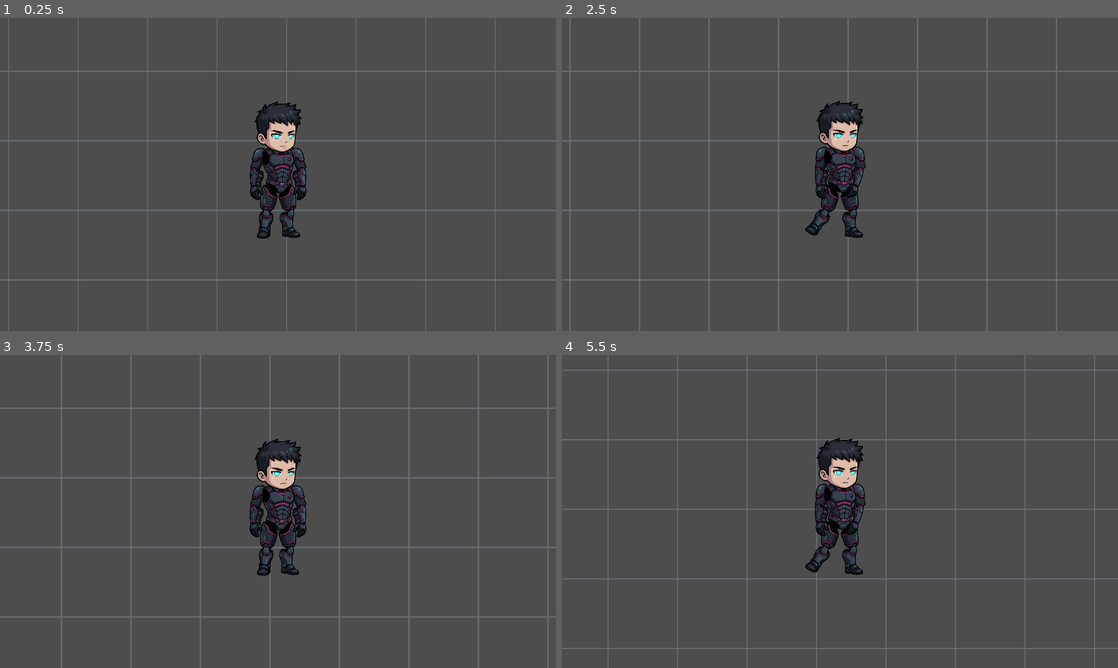
Above: before the commit, frames 1-4 (two rows, left to right).
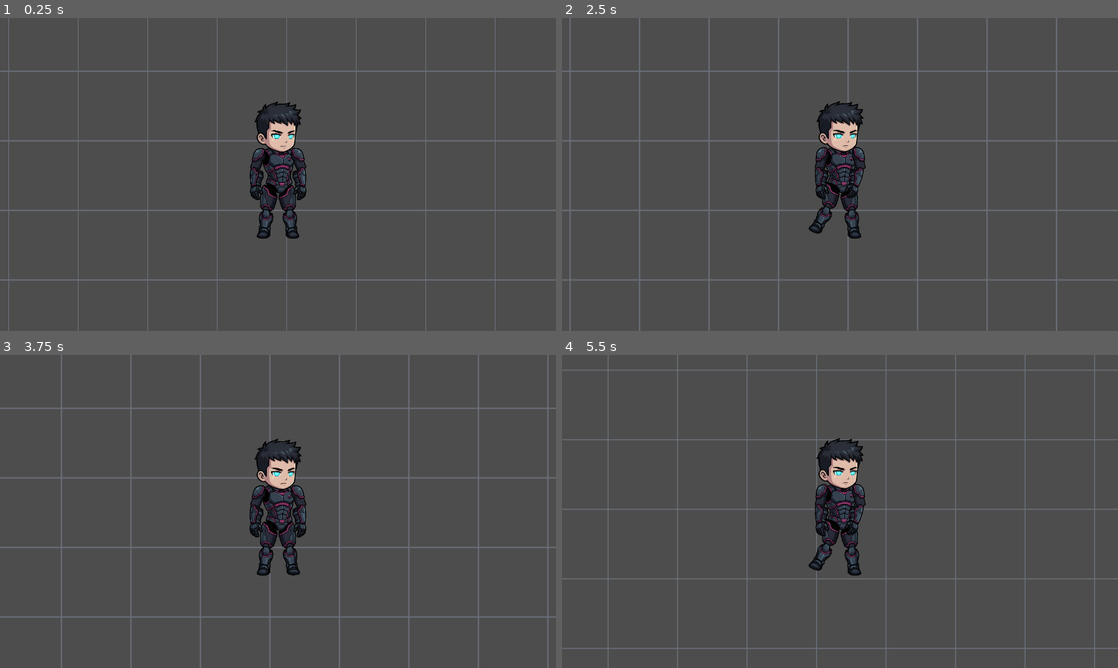
Above: after the commit, the same moments.

Repository: Poolchaos/vesper-reach-godot
Game: Godot game, scene res://scenes/test_scene.tscn
Same seed, same stepped clock (60 frames per second), same inputs: the game is played once before the commit and once after it.
Inputs (mouse positions are in pixels of both pictures, inside the frame that each line leads up to):
- Up to frame 1 (0.25 s): no input
- Up to frame 2 (2.5 s): tap Enter at 0.5 s; move the mouse to (962, 158) at 0.52 s; hold D (move_right) 0.53-1.25 s; hold Shift 0.53-1.25 s; click (962, 158) at 0.67 s; drag from (728, 190) to (812, 237) at 1.27 s; move the mouse to (895, 105) at 2.02 s; hold D (move_right) from 2.03 s (still down); tap Ctrl at 2.1 s
- Up to frame 3 (3.75 s): release D (move_right) at 2.75 s; drag from (250, 574) to (111, 464) at 2.77 s; move the mouse to (444, 558) at 3.52 s; hold A (move_left) from 3.53 s (still down); tap Alt at 3.6 s
- Up to frame 4 (5.5 s): release A (move_left) at 4.25 s; drag from (673, 464) to (756, 433) at 4.27 s; move the mouse to (867, 511) at 5.02 s; hold S (move_down) from 5.03 s (still down); hold Shift from 5.03 s (still down); click (867, 511) at 5.17 s

The runs differ from the first frame. In frame 1, 0.2% of the frame differs, in the area x 47-54%, y 42-71%; in frame 2, 0.7%; in frame 3, 0.2%; in frame 4, 0.7%, in the area x 43-55%, y 26-71%.

Commit message:
tune(m2): mirrored right leg, arms in front, lift-based step
- Right thigh/shin replaced with mirrored copies of the left so both legs match
  (the AI right foot was a different forward-standing pose).
- Draw order: arms now render in front of the torso (z-order fix).
- Walk reworked: each leg lifts (thigh up + knee fold) for a real step pickup,
  stance leg stays straight on push-off; arms swing with a little elbow.

Diff:
--- a/game/scenes/character_rig.tscn
+++ b/game/scenes/character_rig.tscn
@@ -5,11 +5,11 @@
 [ext_resource type="Texture2D" path="res://assets/characters/human/down/shin_left.png" id="3_m6q61"]
 [ext_resource type="Texture2D" path="res://assets/characters/human/down/thigh_right.png" id="4_c1uqr"]
 [ext_resource type="Texture2D" path="res://assets/characters/human/down/shin_right.png" id="5_1l3yo"]
-[ext_resource type="Texture2D" path="res://assets/characters/human/down/upper_arm_left.png" id="6_p7ucn"]
-[ext_resource type="Texture2D" path="res://assets/characters/human/down/forearm_left.png" id="7_boeah"]
-[ext_resource type="Texture2D" path="res://assets/characters/human/down/upper_arm_right.png" id="8_fvh67"]
-[ext_resource type="Texture2D" path="res://assets/characters/human/down/forearm_right.png" id="9_3nxt1"]
-[ext_resource type="Texture2D" path="res://assets/characters/human/down/torso.png" id="10_iuy35"]
+[ext_resource type="Texture2D" path="res://assets/characters/human/down/torso.png" id="6_p7ucn"]
+[ext_resource type="Texture2D" path="res://assets/characters/human/down/upper_arm_left.png" id="7_boeah"]
+[ext_resource type="Texture2D" path="res://assets/characters/human/down/forearm_left.png" id="8_fvh67"]
+[ext_resource type="Texture2D" path="res://assets/characters/human/down/upper_arm_right.png" id="9_3nxt1"]
+[ext_resource type="Texture2D" path="res://assets/characters/human/down/forearm_right.png" id="10_iuy35"]
 [ext_resource type="Texture2D" path="res://assets/characters/human/down/head.png" id="11_u8060"]
 
 [sub_resource type="Animation" id="Animation_15f58"]
@@ -90,31 +90,31 @@
 tracks/6/type = "value"
 tracks/6/imported = false
 tracks/6/enabled = true
-tracks/6/path = NodePath("ThighLeft:rotation")
+tracks/6/path = NodePath("ThighLeft:position")
 tracks/6/interp = 1
 tracks/6/loop_wrap = true
 tracks/6/keys = {
 "times": PackedFloat32Array(0),
 "transitions": PackedFloat32Array(1),
 "update": 0,
-"values": [0.0]
+"values": [Vector2(-61, -402)]
 }
 tracks/7/type = "value"
 tracks/7/imported = false
 tracks/7/enabled = true
-tracks/7/path = NodePath("ThighRight:rotation")
+tracks/7/path = NodePath("ThighRight:position")
 tracks/7/interp = 1
 tracks/7/loop_wrap = true
 tracks/7/keys = {
 "times": PackedFloat32Array(0),
 "transitions": PackedFloat32Array(1),
 "update": 0,
-"values": [0.0]
+"values": [Vector2(61, -402)]
 }
 tracks/8/type = "value"
 tracks/8/imported = false
 tracks/8/enabled = true
-tracks/8/path = NodePath("ThighLeft/ShinLeft:rotation")
+tracks/8/path = NodePath("ThighLeft:rotation")
 tracks/8/interp = 1
 tracks/8/loop_wrap = true
 tracks/8/keys = {
@@ -126,7 +126,7 @@
 tracks/9/type = "value"
 tracks/9/imported = false
 tracks/9/enabled = true
-tracks/9/path = NodePath("ThighRight/ShinRight:rotation")
+tracks/9/path = NodePath("ThighRight:rotation")
 tracks/9/interp = 1
 tracks/9/loop_wrap = true
 tracks/9/keys = {
@@ -138,7 +138,7 @@
 tracks/10/type = "value"
 tracks/10/imported = false
 tracks/10/enabled = true
-tracks/10/path = NodePath("UpperArmLeft/ForearmLeft:rotation")
+tracks/10/path = NodePath("ThighLeft/ShinLeft:rotation")
 tracks/10/interp = 1
 tracks/10/loop_wrap = true
 tracks/10/keys = {
@@ -150,10 +150,34 @@
 tracks/11/type = "value"
 tracks/11/imported = false
 tracks/11/enabled = true
-tracks/11/path = NodePath("UpperArmRight/ForearmRight:rotation")
+tracks/11/path = NodePath("ThighRight/ShinRight:rotation")
 tracks/11/interp = 1
 tracks/11/loop_wrap = true
 tracks/11/keys = {
+"times": PackedFloat32Array(0),
+"transitions": PackedFloat32Array(1),
+"update": 0,
+"values": [0.0]
+}
+tracks/12/type = "value"
+tracks/12/imported = false
+tracks/12/enabled = true
+tracks/12/path = NodePath("UpperArmLeft/ForearmLeft:rotation")
+tracks/12/interp = 1
+tracks/12/loop_wrap = true
+tracks/12/keys = {
+"times": PackedFloat32Array(0),
+"transitions": PackedFloat32Array(1),
+"update": 0,
+"values": [0.0]
+}
+tracks/13/type = "value"
+tracks/13/imported = false
+tracks/13/enabled = true
+tracks/13/path = NodePath("UpperArmRight/ForearmRight:rotation")
+tracks/13/interp = 1
+tracks/13/loop_wrap = true
+tracks/13/keys = {
 "times": PackedFloat32Array(0),
 "transitions": PackedFloat32Array(1),
 "update": 0,
@@ -173,7 +197,7 @@
 "times": PackedFloat32Array(0, 0.15, 0.3, 0.45, 0.6),
 "transitions": PackedFloat32Array(1, 1, 1, 1, 1),
 "update": 0,
-"values": [Vector2(0, -502), Vector2(0, -510), Vector2(0, -502), Vector2(0, -510), Vector2(0, -502)]
+"values": [Vector2(0, -502), Vector2(0, -508), Vector2(0, -502), Vector2(0, -508), Vector2(0, -502)]
 }
 tracks/1/type = "value"
 tracks/1/imported = false
@@ -185,7 +209,7 @@
 "times": PackedFloat32Array(0, 0.15, 0.3, 0.45, 0.6),
 "transitions": PackedFloat32Array(1, 1, 1, 1, 1),
 "update": 0,
-"values": [Vector2(0, -601), Vector2(0, -609), Vector2(0, -601), Vector2(0, -609), Vector2(0, -601)]
+"values": [Vector2(0, -601), Vector2(0, -607), Vector2(0, -601), Vector2(0, -607), Vector2(0, -601)]
 }
 tracks/2/type = "value"
 tracks/2/imported = false
@@ -197,7 +221,7 @@
 "times": PackedFloat32Array(0, 0.15, 0.3, 0.45, 0.6),
 "transitions": PackedFloat32Array(1, 1, 1, 1, 1),
 "update": 0,
-"values": [Vector2(-132, -641), Vector2(-132, -649), Vector2(-132, -641), Vector2(-132, -649), Vector2(-132, -641)]
+"values": [Vector2(-132, -641), Vector2(-132, -647), Vector2(-132, -641), Vector2(-132, -647), Vector2(-132, -641)]
 }
 tracks/3/type = "value"
 tracks/3/imported = false
@@ -209,31 +233,31 @@
 "times": PackedFloat32Array(0, 0.15, 0.3, 0.45, 0.6),
 "transitions": PackedFloat32Array(1, 1, 1, 1, 1),
 "update": 0,
-"values": [Vector2(133, -641), Vector2(133, -649), Vector2(133, -641), Vector2(133, -649), Vector2(133, -641)]
+"values": [Vector2(133, -641), Vector2(133, -647), Vector2(133, -641), Vector2(133, -647), Vector2(133, -641)]
 }
 tracks/4/type = "value"
 tracks/4/imported = false
 tracks/4/enabled = true
-tracks/4/path = NodePath("ThighLeft:rotation")
+tracks/4/path = NodePath("ThighLeft:position")
 tracks/4/interp = 1
 tracks/4/loop_wrap = true
 tracks/4/keys = {
 "times": PackedFloat32Array(0, 0.15, 0.3, 0.45, 0.6),
 "transitions": PackedFloat32Array(1, 1, 1, 1, 1),
 "update": 0,
-"values": [0.0, 0.06, 0.0, -0.02, 0.0]
+"values": [Vector2(-61, -402), Vector2(-61, -424), Vector2(-61, -402), Vector2(-61, -402), Vector2(-61, -402)]
 }
 tracks/5/type = "value"
 tracks/5/imported = false
 tracks/5/enabled = true
-tracks/5/path = NodePath("ThighRight:rotation")
+tracks/5/path = NodePath("ThighRight:position")
 tracks/5/interp = 1
 tracks/5/loop_wrap = true
 tracks/5/keys = {
 "times": PackedFloat32Array(0, 0.15, 0.3, 0.45, 0.6),
 "transitions": PackedFloat32Array(1, 1, 1, 1, 1),
 "update": 0,
-"values": [0.0, -0.02, 0.0, 0.06, 0.0]
+"values": [Vector2(61, -402), Vector2(61, -402), Vector2(61, -402), Vector2(61, -424), Vector2(61, -402)]
 }
 tracks/6/type = "value"
 tracks/6/imported = false
@@ -245,7 +269,7 @@
 "times": PackedFloat32Array(0, 0.15, 0.3, 0.45, 0.6),
 "transitions": PackedFloat32Array(1, 1, 1, 1, 1),
 "update": 0,
-"values": [0.0, 0.5, 0.0, 0.0, 0.0]
+"values": [0.0, 0.45, 0.0, 0.0, 0.0]
 }
 tracks/7/type = "value"
 tracks/7/imported = false
@@ -257,7 +281,7 @@
 "times": PackedFloat32Array(0, 0.15, 0.3, 0.45, 0.6),
 "transitions": PackedFloat32Array(1, 1, 1, 1, 1),
 "update": 0,
-"values": [0.0, 0.0, 0.0, 0.5, 0.0]
+"values": [0.0, 0.0, 0.0, -0.45, 0.0]
 }
 tracks/8/type = "value"
 tracks/8/imported = false
@@ -314,58 +338,58 @@
 &"walk": SubResource("Animation_ospmc")
 }
 
-[node name="CharacterRig" type="Node2D" unique_id=1374350304]
+[node name="CharacterRig" type="Node2D" unique_id=1628954060]
 scale = Vector2(0.14, 0.14)
 script = ExtResource("1_ggvnm")
 
-[node name="ThighLeft" type="Sprite2D" parent="." unique_id=86947683]
+[node name="ThighLeft" type="Sprite2D" parent="." unique_id=815365306]
 position = Vector2(-61, -402)
 texture = ExtResource("2_8ahhj")
 offset = Vector2(0, 94)
 
-[node name="ShinLeft" type="Sprite2D" parent="ThighLeft" unique_id=776738557]
+[node name="ShinLeft" type="Sprite2D" parent="ThighLeft" unique_id=555269640]
 position = Vector2(-24, 162)
 texture = ExtResource("3_m6q61")
 offset = Vector2(0, 100)
 
-[node name="ThighRight" type="Sprite2D" parent="." unique_id=1715990199]
-position = Vector2(62, -402)
+[node name="ThighRight" type="Sprite2D" parent="." unique_id=1696819323]
+position = Vector2(61, -402)
 texture = ExtResource("4_c1uqr")
-offset = Vector2(0, 93)
-
-[node name="ShinRight" type="Sprite2D" parent="ThighRight" unique_id=30557128]
-position = Vector2(16, 160)
+offset = Vector2(0, 94)
+
+[node name="ShinRight" type="Sprite2D" parent="ThighRight" unique_id=1110069855]
+position = Vector2(24, 162)
 texture = ExtResource("5_1l3yo")
-offset = Vector2(0, 99)
-
-[node name="UpperArmLeft" type="Sprite2D" parent="." unique_id=363910272]
+offset = Vector2(0, 100)
+
+[node name="Torso" type="Sprite2D" parent="." unique_id=2031126104]
+position = Vector2(0, -502)
+texture = ExtResource("6_p7ucn")
+
+[node name="UpperArmLeft" type="Sprite2D" parent="." unique_id=8615530]
 position = Vector2(-132, -641)
-texture = ExtResource("6_p7ucn")
+texture = ExtResource("7_boeah")
 offset = Vector2(0, 80)
 
-[node name="ForearmLeft" type="Sprite2D" parent="UpperArmLeft" unique_id=688840768]
+[node name="ForearmLeft" type="Sprite2D" parent="UpperArmLeft" unique_id=355156006]
 position = Vector2(-6, 126)
-texture = ExtResource("7_boeah")
+texture = ExtResource("8_fvh67")
 offset = Vector2(0, 113)
 
-[node name="UpperArmRight" type="Sprite2D" parent="." unique_id=1347957521]
+[node name="UpperArmRight" type="Sprite2D" parent="." unique_id=27188846]
 position = Vector2(133, -641)
-texture = ExtResource("8_fvh67")
+texture = ExtResource("9_3nxt1")
 offset = Vector2(0, 80)
 
-[node name="ForearmRight" type="Sprite2D" parent="UpperArmRight" unique_id=2069663226]
+[node name="ForearmRight" type="Sprite2D" parent="UpperArmRight" unique_id=136070193]
 position = Vector2(5, 126)
-texture = ExtResource("9_3nxt1")
+texture = ExtResource("10_iuy35")
 offset = Vector2(0, 113)
 
-[node name="Torso" type="Sprite2D" parent="." unique_id=67807302]
-position = Vector2(0, -502)
-texture = ExtResource("10_iuy35")
-
-[node name="Head" type="Sprite2D" parent="." unique_id=1685218763]
+[node name="Head" type="Sprite2D" parent="." unique_id=1290927891]
 position = Vector2(0, -601)
 texture = ExtResource("11_u8060")
 offset = Vector2(0, -173)
 
-[node name="AnimationPlayer" type="AnimationPlayer" parent="." unique_id=1635465570]
+[node name="AnimationPlayer" type="AnimationPlayer" parent="." unique_id=1436023922]
 libraries/ = SubResource("AnimationLibrary_0leuh")
--- a/game/scenes/player.tscn
+++ b/game/scenes/player.tscn
@@ -7,17 +7,17 @@
 [sub_resource type="RectangleShape2D" id="RectangleShape2D_tuyoq"]
 size = Vector2(40, 100)
 
-[node name="Player" type="CharacterBody2D" unique_id=1152111692]
+[node name="Player" type="CharacterBody2D" unique_id=1629732913]
 script = ExtResource("1_qhqgy")
 
-[node name="CollisionShape2D" type="CollisionShape2D" parent="." unique_id=547349689]
+[node name="CollisionShape2D" type="CollisionShape2D" parent="." unique_id=1364367619]
 position = Vector2(0, -50)
 shape = SubResource("RectangleShape2D_tuyoq")
 
-[node name="Visual" type="Node2D" parent="." unique_id=1374350304 instance=ExtResource("2_dqkch")]
+[node name="Visual" type="Node2D" parent="." unique_id=1628954060 instance=ExtResource("2_dqkch")]
 scale = Vector2(0.14, 0.14)
 script = ExtResource("3_qlg0r")
 
-[node name="Camera2D" type="Camera2D" parent="." unique_id=1882812797]
+[node name="Camera2D" type="Camera2D" parent="." unique_id=1755921269]
 position = Vector2(0, -65)
 zoom = Vector2(2.5, 2.5)
Binary file changed: game/assets/characters/human/down/shin_right.png
Binary file changed: game/assets/characters/human/down/thigh_right.png
